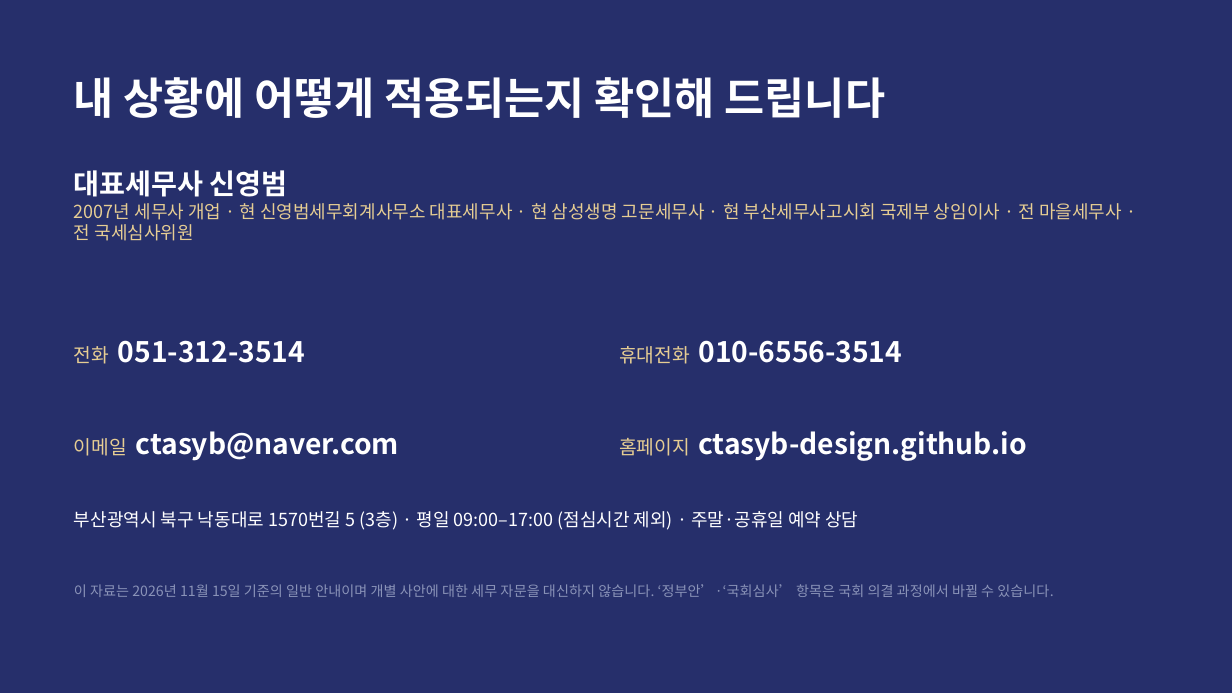
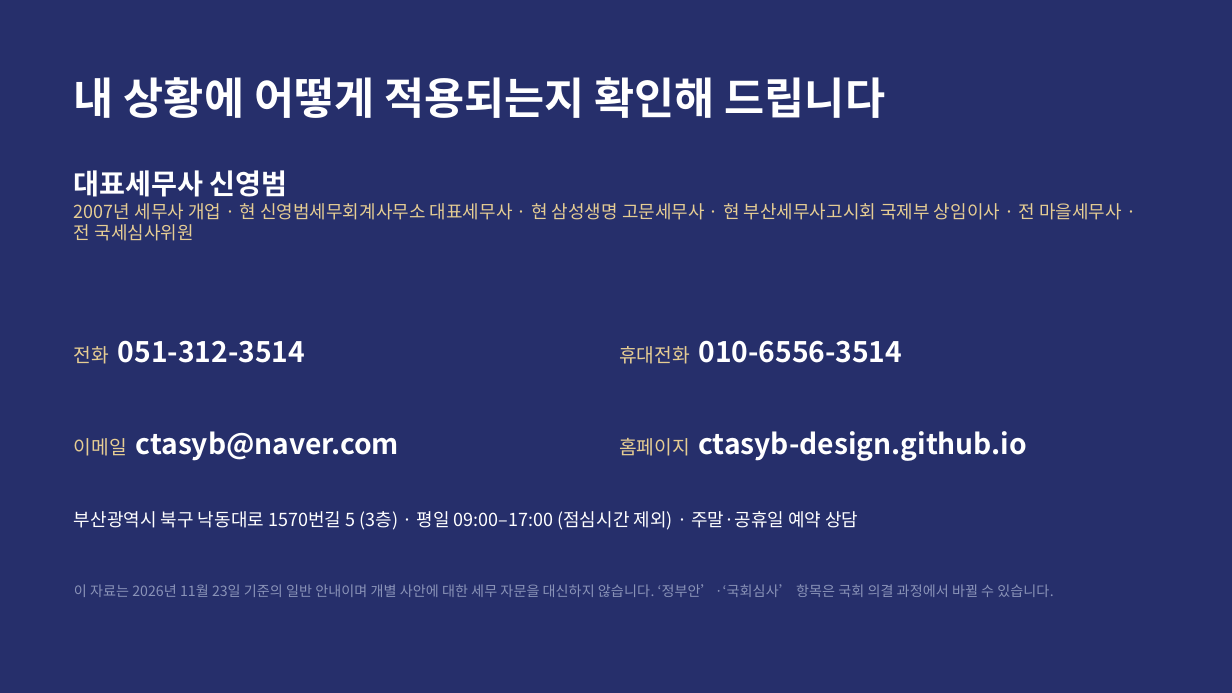
Before and after one commit to ctasyb-design/ctasyb-design.github.io, a slide deck: slide 27 of files/tax-law-update.pptx (slide 25 before the commit). Drawn at 1232x693 pixels with LibreOffice and Linux fonts; fonts in the diff are those of the drawing. Boxes give left, top, right and bottom in pixels: in the first picture for what was removed or moved away, otherwise in the second. Text is boxed around its words. In the diff, an @@ line names an element or a change of style, - is before the commit and + after.

```diff
--- a/files/tax-law-update.pptx
+++ b/files/tax-law-update.pptx
@@ text at (74, 584, 1053, 597): text changed @@
-이 자료는 2026년 11월 15일 기준의 일반 안내이며 개별 사안에 대한 세무 자문을 대신하지 않습니다. ‘정부안’·‘국회심사’ 항목은 국회 의결 과정에서 바뀔 수 있습니다.
+이 자료는 2026년 11월 23일 기준의 일반 안내이며 개별 사안에 대한 세무 자문을 대신하지 않습니다. ‘정부안’·‘국회심사’ 항목은 국회 의결 과정에서 바뀔 수 있습니다.
```
Also in this commit, not shown: 24 other slides changed, 2 slides added.
